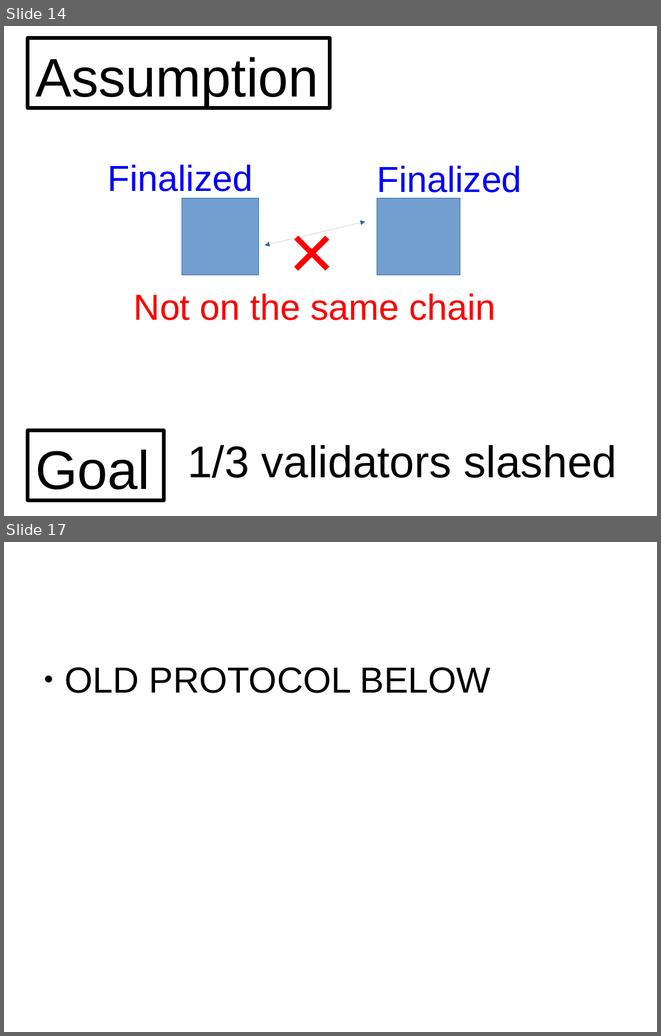
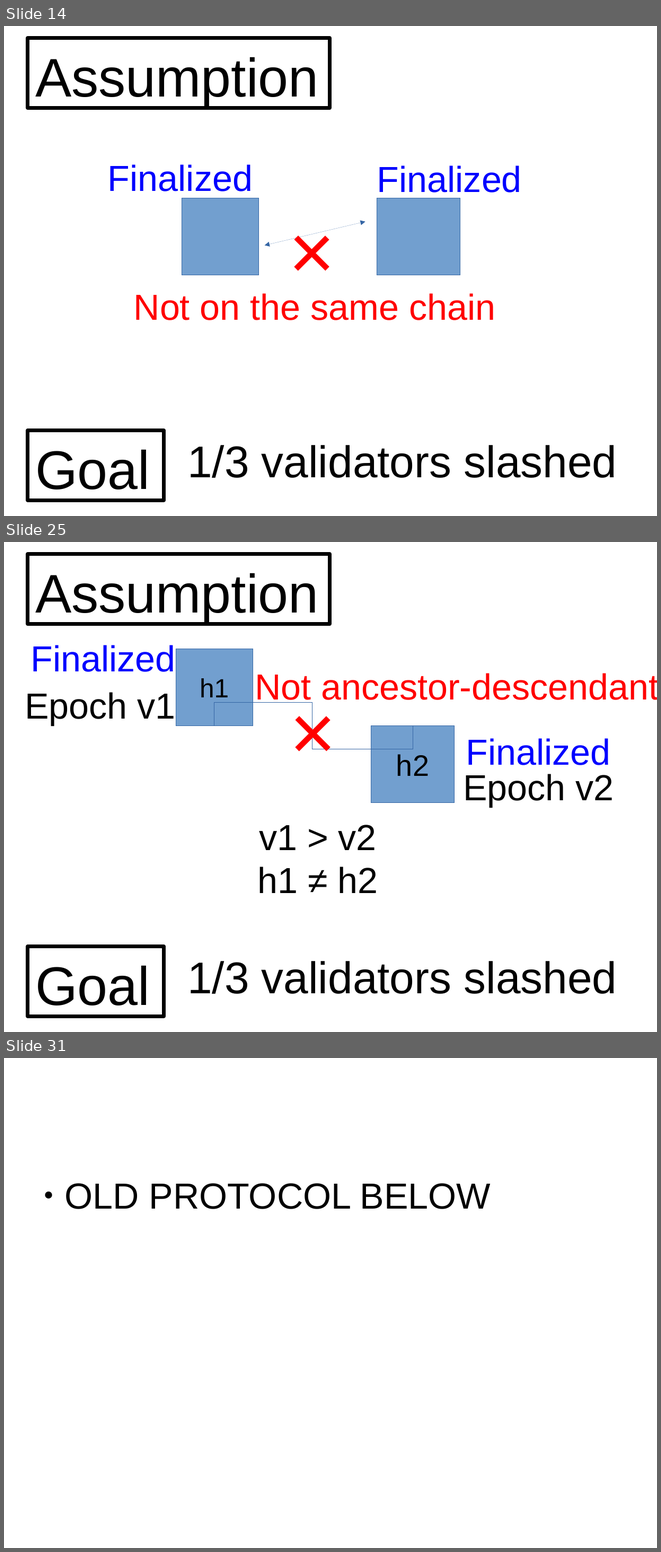
Before and after one commit to palmskog/pos, a slide deck: slide.odp. Shown one above the other, each under a label of ours: slides 14 and 17 before the commit, slides 14, 25 and 31 after it; the slides between them are not shown. The pictures are 661x1036 and 661x1552 pixels, drawn with LibreOffice and Linux fonts; fonts in the diff are those of the drawing. Boxes give left, top, right and bottom in pixels: in the first picture for what was removed or moved away, otherwise in the second. Text is boxed around its words. In the diff, an @@ line names an element or a change of style, - is before the commit and + after.

```diff
--- a/slide.odp
+++ b/slide.odp
@@ slide 25 added at [4,542,657,1032], background #FFFFFF @@
@@ rectangle added at [28,554,330,624], outline #000000 4.31 pt, 66 pt, text #000000 @@
+Assumption
@@ text added at [31,645,176,672], 44 pt, text #0000FF @@
+Finalized
@@ rectangle added at [176,649,253,726], fill #729FCF, outline #3465A4 0 pt, 32 pt, text #000000 @@
+h1
@@ text added at [255,673,657,703], 44 pt, text #FF0000 @@
+Not ancestor-descendant
@@ text added at [272,678,355,785], 96 pt, text #FF0000 @@
+×
@@ text added at [25,692,176,725], 44 pt, text #000000 @@
+Epoch v1
@@ elbow line added from (214, 726) to (413, 726), #3465A4 0 pt @@
@@ rectangle added at [371,726,454,803], fill #729FCF, outline #3465A4 0 pt, 36 pt, text #000000 @@
+h2
@@ text added at [466,738,610,765], 44 pt, text #0000FF @@
+Finalized
@@ text added at [463,774,614,806], 44 pt, text #000000 @@
+Epoch v2
@@ text added at [257,824,378,893], 44 pt, text #000000 @@
+v1 > v2
+h1 ≠ h2
@@ rectangle added at [28,946,164,1016], outline #000000 4.31 pt, 66 pt, text #000000 @@
+Goal
@@ text added at [187,961,617,994], 54 pt, text #000000 @@
+1/3 validators slashed
@@ what was slide 17 is now slide 31 @@
```
Also in this commit, not shown: 13 other slides added.
